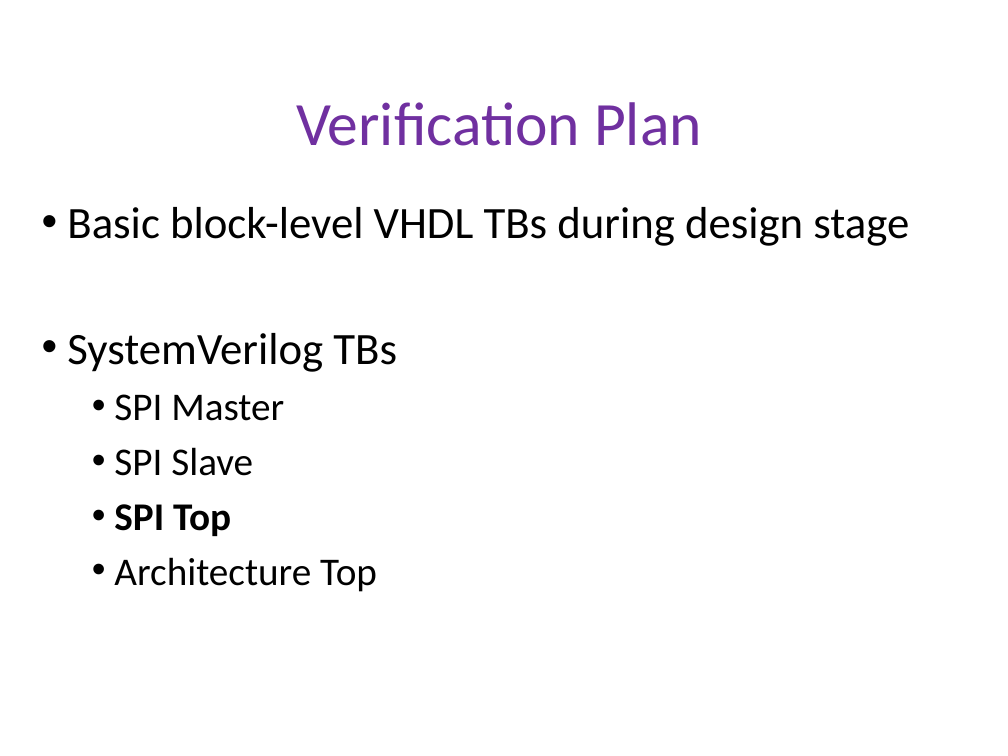
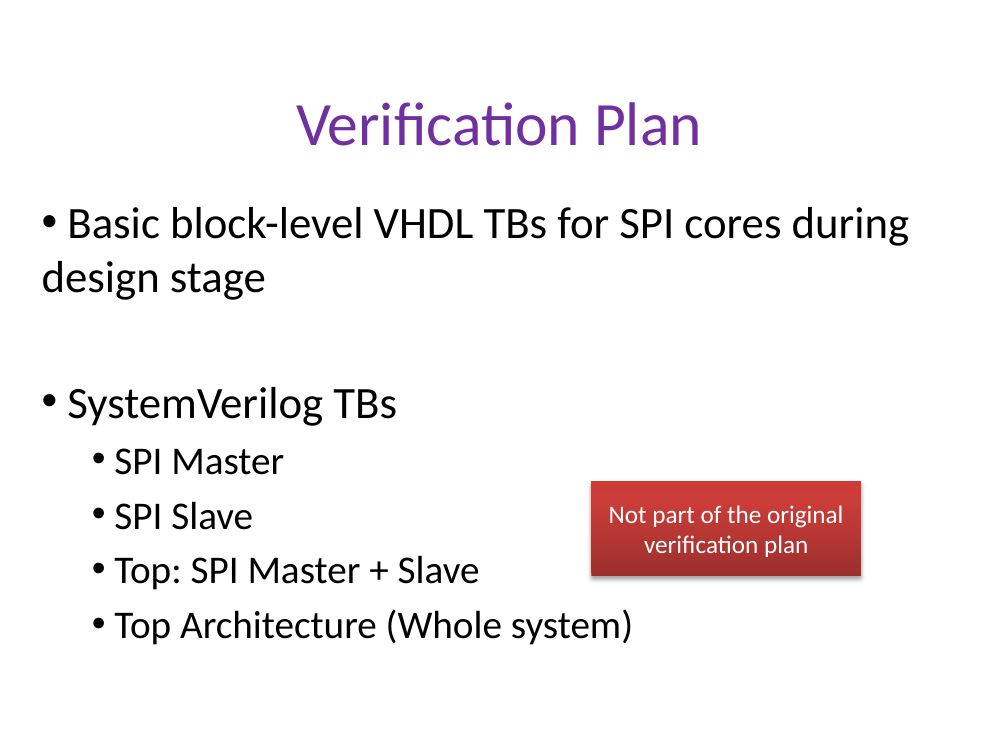
Before and after one commit to dengqingyong/vlsi-spi, a slide deck: slide 19 of Presentations/Final_Presentation/spi_final_presentation.pptx (slide 13 before the commit). Drawn at 1008x756 pixels with LibreOffice and Linux fonts; fonts in the diff are those of the drawing; background and template pictures are left out. Boxes give left, top, right and bottom in pixels: in the first picture for what was removed or moved away, otherwise in the second. Text is boxed around its words. In the diff, an @@ line names an element or a change of style, - is before the commit and + after.

```diff
--- a/Presentations/Final_Presentation/spi_final_presentation.pptx
+++ b/Presentations/Final_Presentation/spi_final_presentation.pptx
@@ subtitle at bbox=[42, 207, 909, 300]: text changed @@
-• Basic block-level VHDL TBs during design stage
+• Basic block-level VHDL TBs for SPI cores during design stage
@@ rectangle added at bbox=[592, 481, 862, 576], fill gradient #9C2F2D to #CB3E3A to #CE3B37, 18 pt, text #FFFFFF @@
+Not part of the original verification plan
@@ subtitle at bbox=[114, 555, 633, 645]: text changed @@
-  • SPI Top
-  • Architecture Top
+  • Top: SPI Master + Slave
+  • Top Architecture (Whole system)
```
Also in this commit, not shown: 15 other slides changed, 9 slides added, 1 slide removed, 1 other file.
